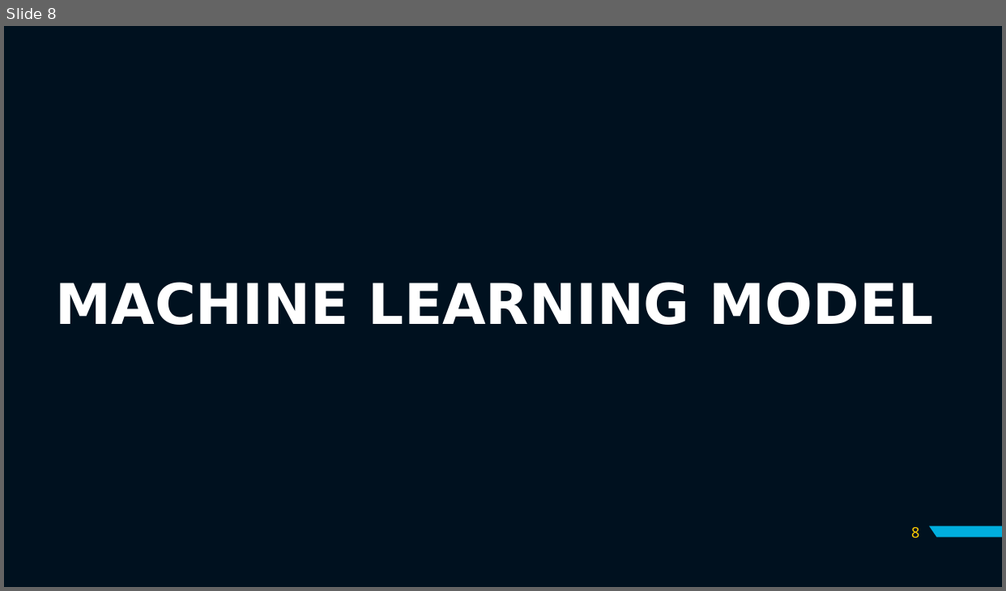
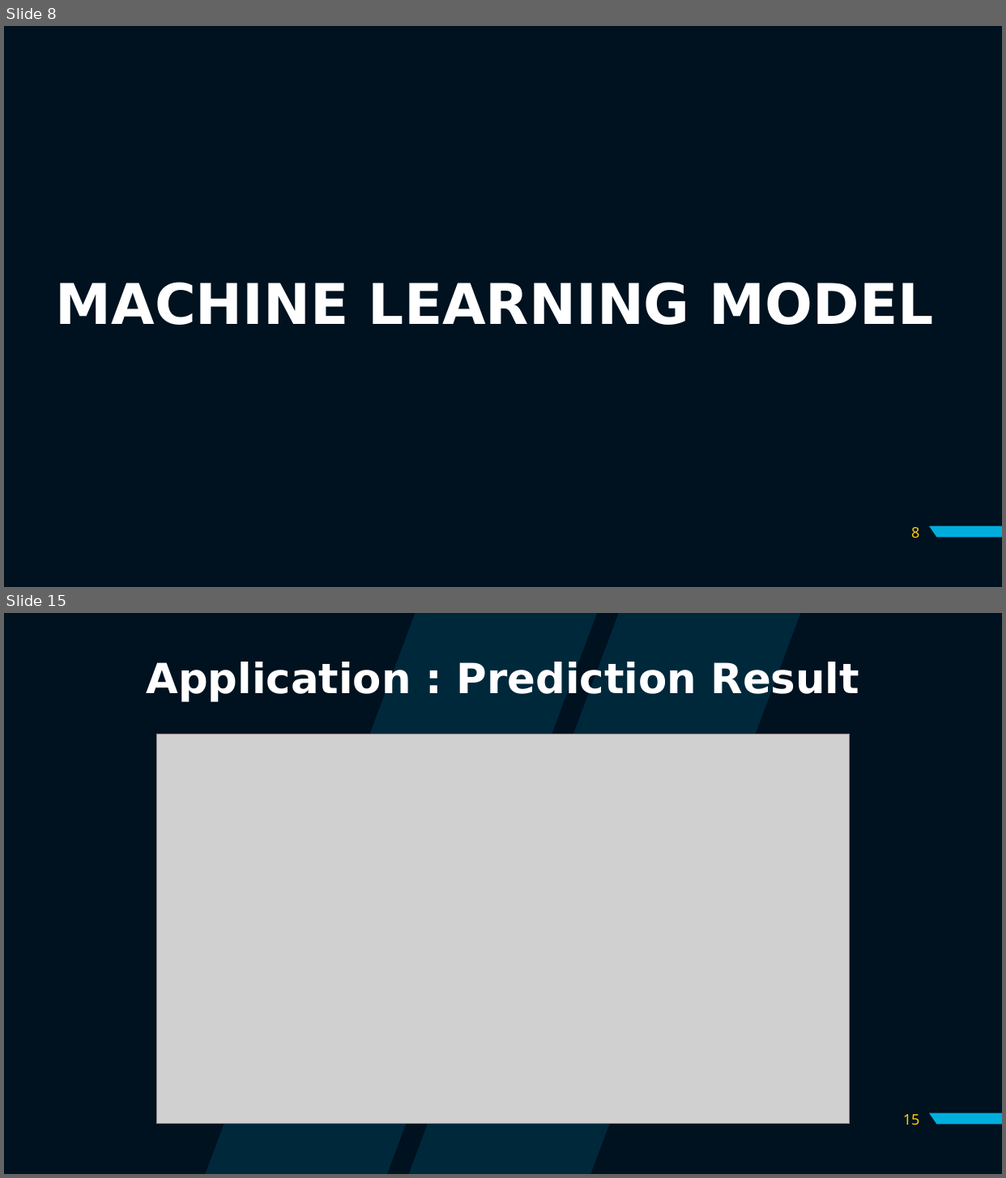
Before and after one commit to x-conx/Purwadhika_Projct_Finale, a slide deck: Credit Card Opening Prediction.pptx. Shown one above the other, each under a label of ours: slide 8 before the commit, slides 8 and 15 after it; the slides between them are not shown. The pictures are 1006x591 and 1006x1178 pixels, drawn with LibreOffice and Linux fonts; fonts in the diff are those of the drawing; grey boxes stand for pictures; background and template pictures are left out. Boxes give left, top, right and bottom in pixels: in the first picture for what was removed or moved away, otherwise in the second. Text is boxed around its words. In the diff, an @@ line names an element or a change of style, - is before the commit and + after.

```diff
--- a/Credit Card Opening Prediction.pptx
+++ b/Credit Card Opening Prediction.pptx
@@ slide 15 added at bbox=[4, 613, 1002, 1174], background #00111F; not listed: 1 template element that a slide beside it also shows @@
@@ freeform shape added at bbox=[204, 613, 800, 1174], fill #00AEDE at 15% opacity @@
@@ title added at bbox=[147, 662, 859, 702], 40 pt, text #FFFFFF, bold @@
+Application : Prediction Result
@@ picture added at bbox=[157, 735, 850, 1124] @@
@@ page number added at bbox=[903, 1114, 920, 1126], 14 pt, text #FFCD00 @@
+15
```
Also in this commit, not shown: 4 slides changed, 6 other slides added, 1 slide removed.
